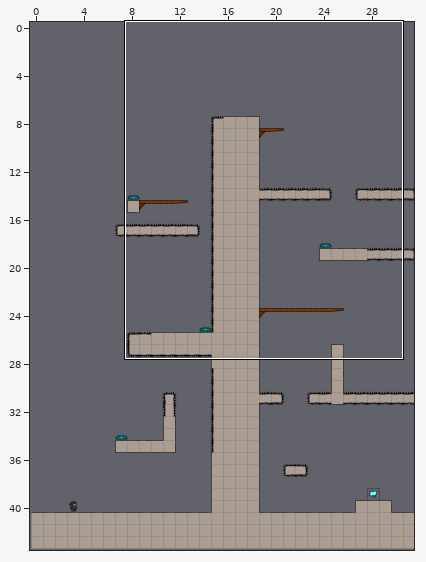
Tiled map -- levelconverter/maps/n17.tmx. The first picture is a wide view before the edit; the outline marks the close-up.
Close-up. First the earlier version:
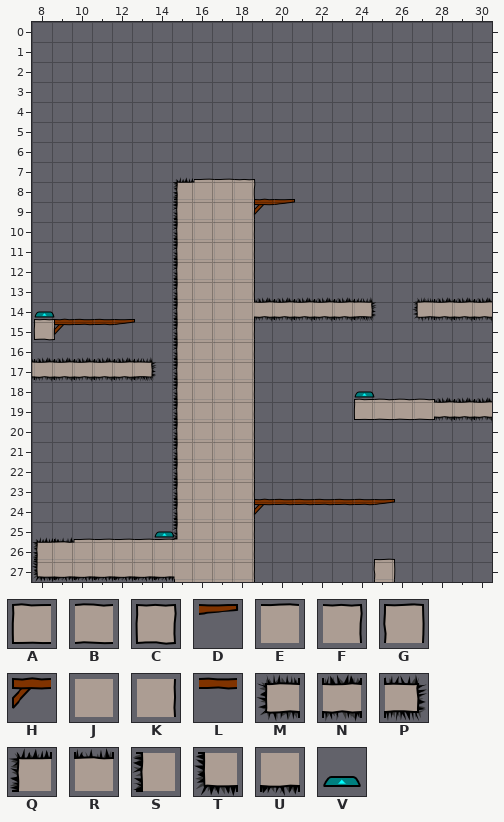
Cells are 40x40 px. Shown: x 8..30, y 0..27. The commit also changed other parts of the map, which this record leaves out.
Key: from "tiles6_gapped": A 0, B 1, C 3, D 5, E 7, F 8, G 9, H 10, J 13, K 14, L 16, M 24, N 25, P 26, Q 30, R 31, S 36, T 42, U 43, V 52.
_ is an empty cell.
Layer "bg" before, first column x 8:
 0 _______________________
 1 _______________________
 2 _______________________
 3 _______________________
 4 _______________________
 5 _______________________
 6 _______________________
 7 _______________________
 8 _______QEEF____________
 9 _______SJJKHD__________
10 _______SJJK____________
11 _______SJJK____________
12 _______SJJK____________
13 _______SJJK____________
14 V______SJJJNNNNNP__MNNN
15 CHLLD__SJJK____________
16 _______SJJK____________
17 NNNNNP_SJJK____________
18 _______SJJK_____V______
19 _______SJJK_____ABBBNNN
20 _______SJJK____________
21 _______SJJK____________
22 _______SJJK____________
23 _______SJJK____________
24 _______SJJKHLLLLLD_____
25 ______VSJJK____________
26 QREEEEEJJJK____________
27 TUUUUUUJJJK______G_____
And afterwards:
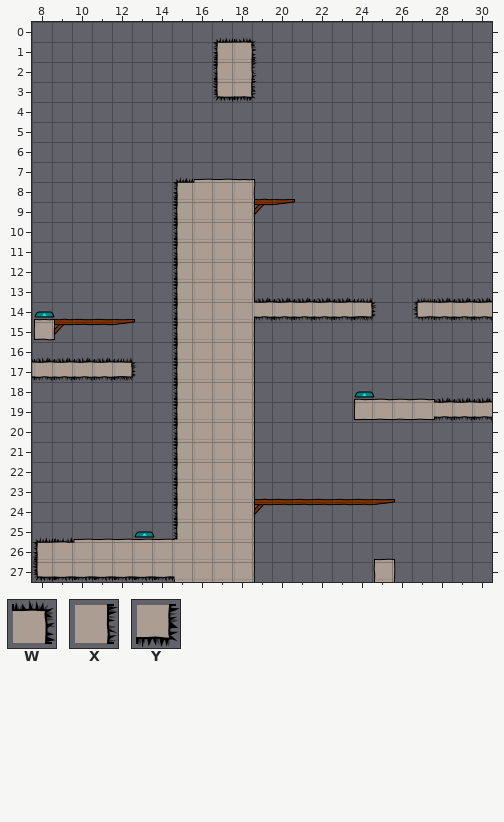
Further tiles: from "tiles6_gapped": W 32, X 38, Y 44.
Diff:
Layer "bg":
y 1: x 17..18 __ -> QW
y 2: x 17..18 __ -> SX
y 3: x 17..18 __ -> TY
y 17: x 12..13 NP -> P_
y 25: x 13..14 _V -> V_
Changed places in both close-ups, as pixel boxes (x1, y1, x2, y2):
added: (212, 37, 257, 102)
changed: (114, 357, 157, 382)
changed: (134, 531, 175, 538)
